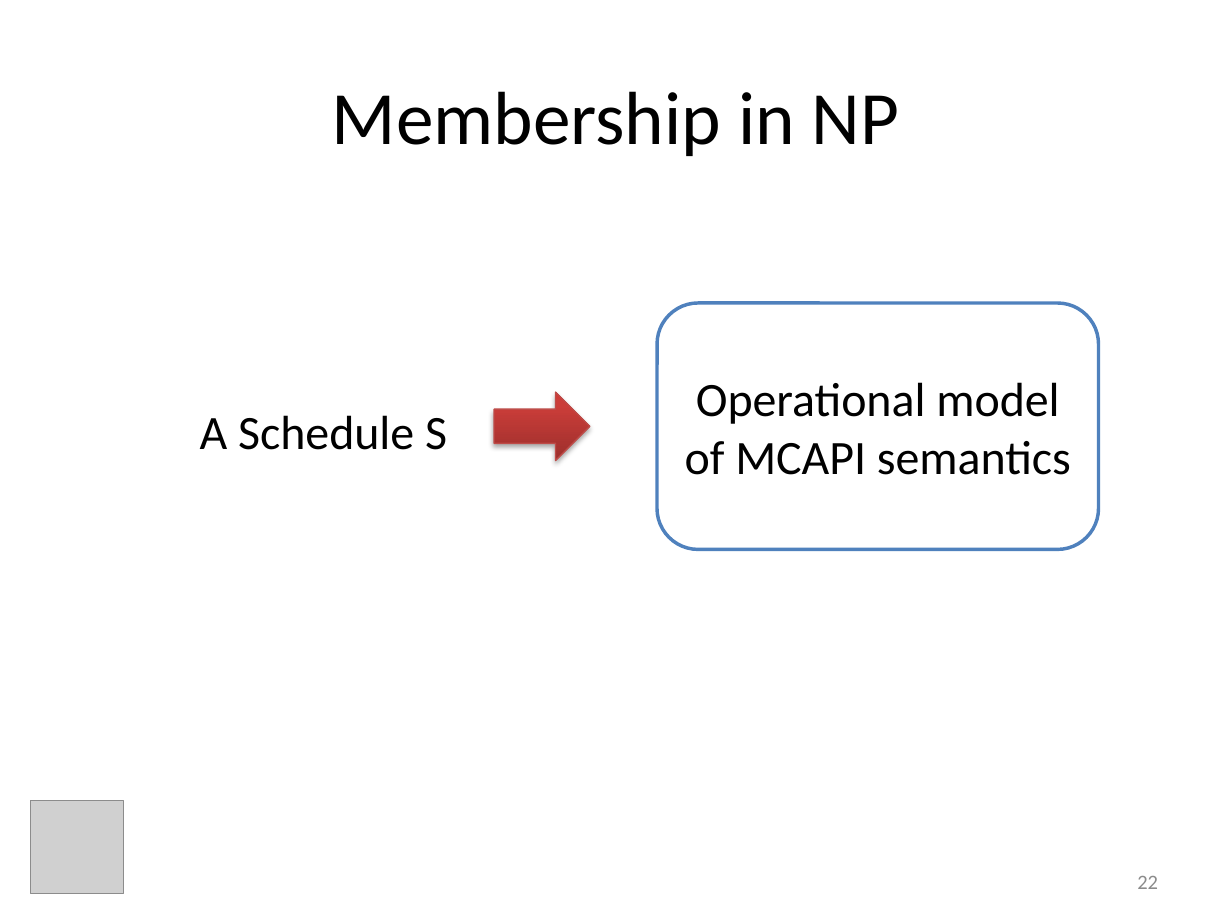
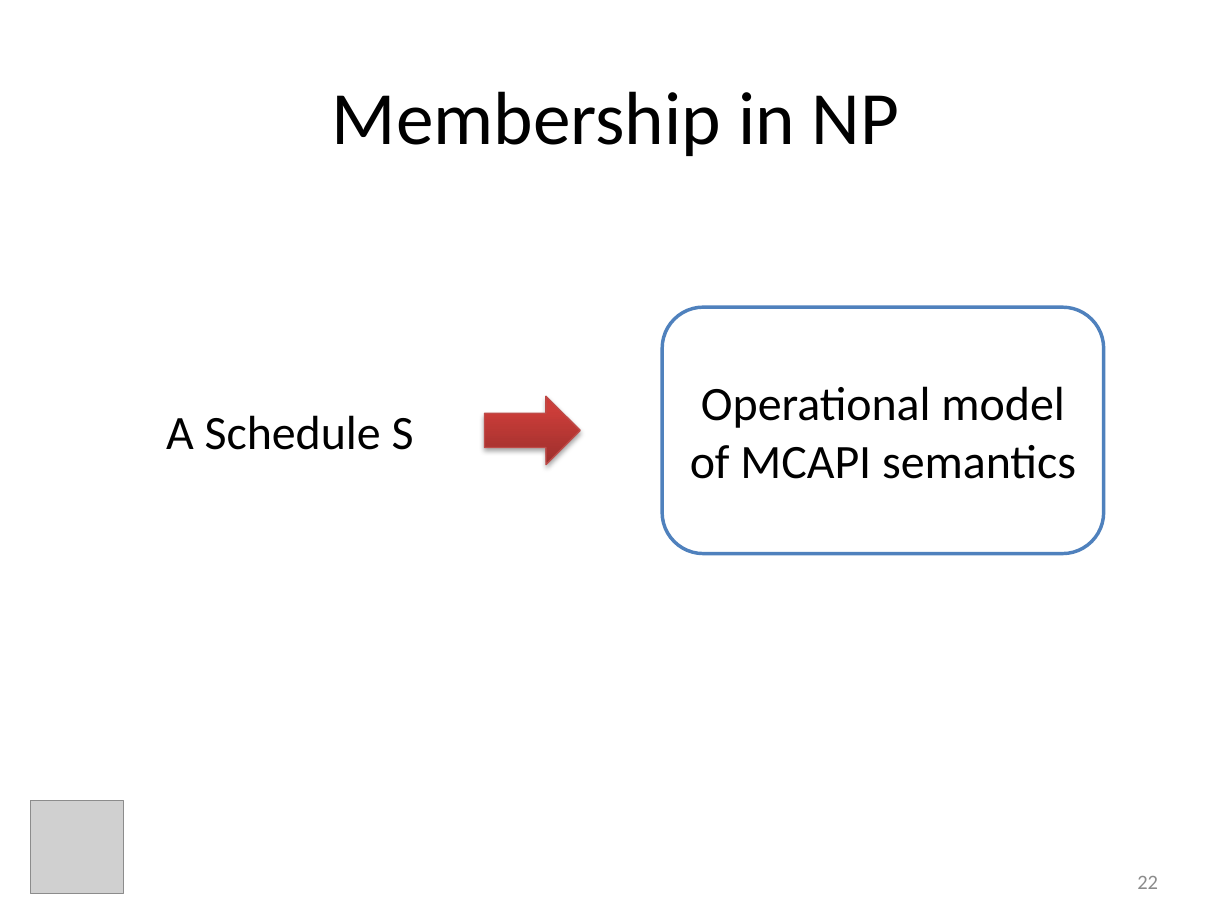
Before and after one commit to ericmercer/MP-trace-language, a slide deck: slide 22 of presentations/ASE2013.pptx. Drawn at 1232x924 pixels with LibreOffice and Linux fonts; fonts in the diff are those of the drawing; grey boxes stand for pictures. Boxes give left, top, right and bottom in pixels: in the first picture for what was removed or moved away, otherwise in the second. Text is boxed around its words. In the diff, an @@ line names an element or a change of style, - is before the commit and + after.

```diff
--- a/presentations/ASE2013.pptx
+++ b/presentations/ASE2013.pptx
@@ rounded rectangle "Operational model of MCAPI semantics": place and size @@
-rounded rectangle "Operational model of MCAPI semantics" at bbox=[657, 303, 1098, 549]
+rounded rectangle "Operational model of MCAPI semantics" at bbox=[663, 307, 1104, 553]
@@ text "A Schedule S": place and size @@
-text "A Schedule S" at bbox=[200, 415, 447, 450]
+text "A Schedule S" at bbox=[166, 415, 414, 450]
@@ right arrow: place and size @@
-right arrow at bbox=[494, 392, 590, 461]
+right arrow at bbox=[484, 397, 580, 466]
```
Also in this commit, not shown: 11 other slides changed, 1 slide removed.
